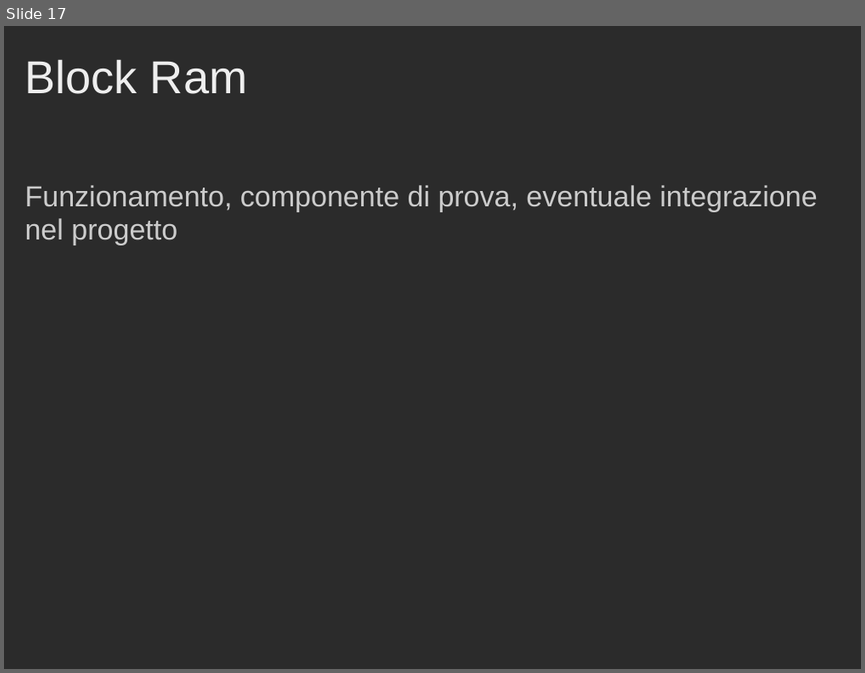
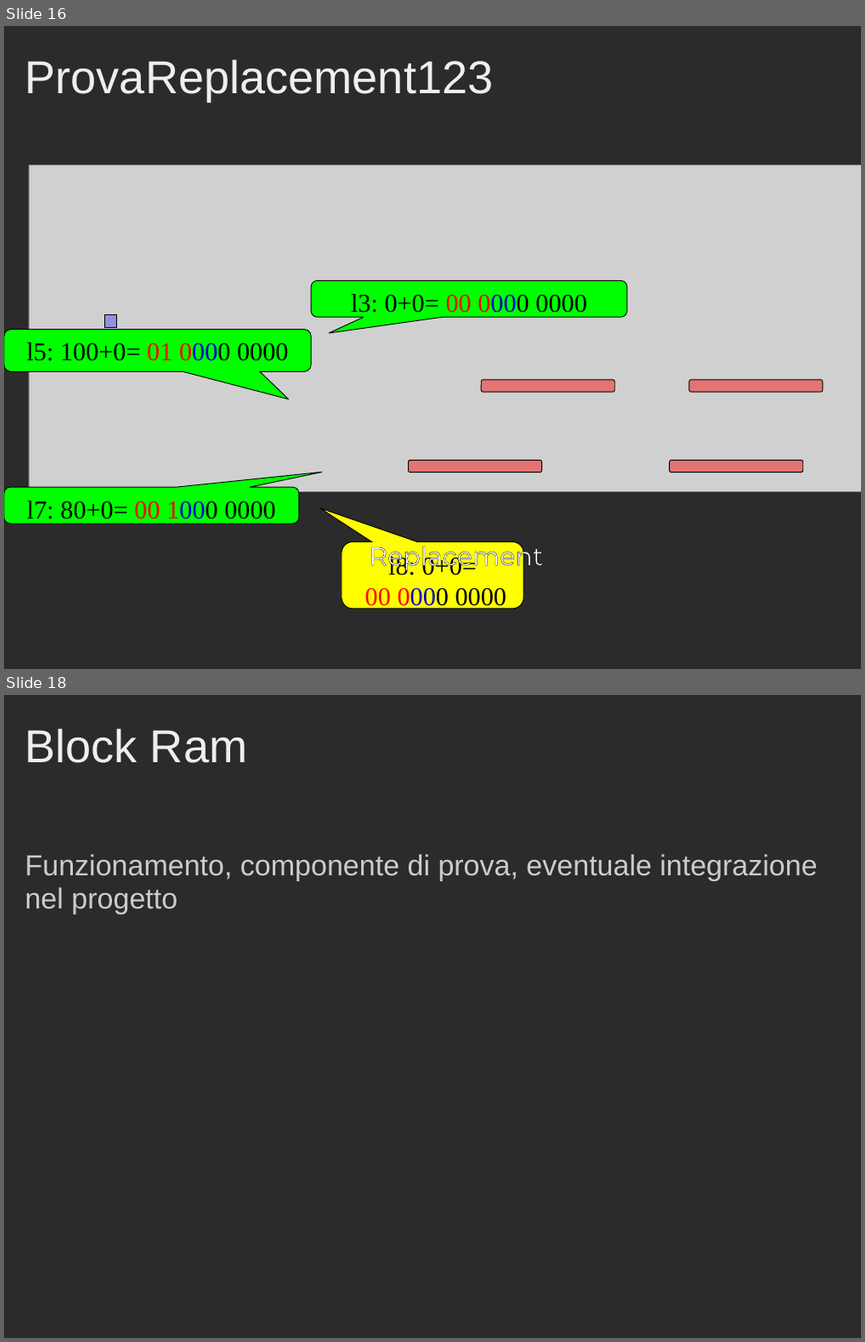
Before and after one commit to Muffo/dlxcache, a slide deck: Presentazione_Progetto_Cache.ppt. Shown one above the other, each under a label of ours: slide 17 before the commit, slides 16 and 18 after it; the slides between them are not shown. The pictures are 865x673 and 865x1342 pixels, drawn with LibreOffice and Linux fonts; fonts in the diff are those of the drawing; grey boxes stand for pictures; background and template pictures are left out; a plain dark background stands for a picture behind light text. Boxes give left, top, right and bottom in pixels: in the first picture for what was removed or moved away, otherwise in the second. Text is boxed around its words. In the diff, an @@ line names an element or a change of style, - is before the commit and + after.

```diff
--- a/Presentazione_Progetto_Cache.ppt
+++ b/Presentazione_Progetto_Cache.ppt
@@ slide 16 added at [4, 26, 861, 669], background picture (left out) @@
@@ title added at [25, 59, 494, 102], 43 pt, text #EEEEEE @@
+ProvaReplacement123
@@ picture added at [29, 165, 861, 491] @@
@@ rounded speech box added at [311, 280, 627, 317], fill #00FF00, outline #000000 0.74 pt, 24 pt, text #000000 @@
+l3: 0+0= 00 0000 0000
@@ rounded speech box added at [4, 329, 311, 371], fill #00FF00, outline #000000 0.74 pt, 24 pt, text #000000 @@
+l5: 100+0= 01 0000 0000
@@ rectangle added at [104, 315, 116, 328], fill #0000FF at 30% opacity, outline #000000 0.74 pt @@
@@ rounded rectangle added at [482, 380, 615, 392], fill #FF0000 at 44% opacity, outline #000000 0.74 pt @@
@@ rounded rectangle added at [689, 380, 823, 392], fill #FF0000 at 44% opacity, outline #000000 0.74 pt @@
@@ rounded rectangle added at [408, 460, 541, 472], fill #FF0000 at 44% opacity, outline #000000 0.74 pt @@
@@ rounded rectangle added at [670, 460, 803, 472], fill #FF0000 at 44% opacity, outline #000000 0.74 pt @@
@@ rounded speech box added at [4, 488, 299, 523], fill #00FF00, outline #000000 0.74 pt, 24 pt, text #000000 @@
+l7: 80+0= 00 1000 0000
@@ rounded speech box added at [341, 542, 524, 608], fill #FFFF00, outline #000000 0.74 pt, 24 pt, text #000000 @@
+l8: 0+0=
+00 0000 0000
@@ text added at [369, 540, 543, 572], 24 pt, text #FFFFFF @@
+Replacement
@@ what was slide 17 is now slide 18 @@
```
Also in this commit, not shown: 2 slides changed, 1 other slide added, 1 slide removed.
